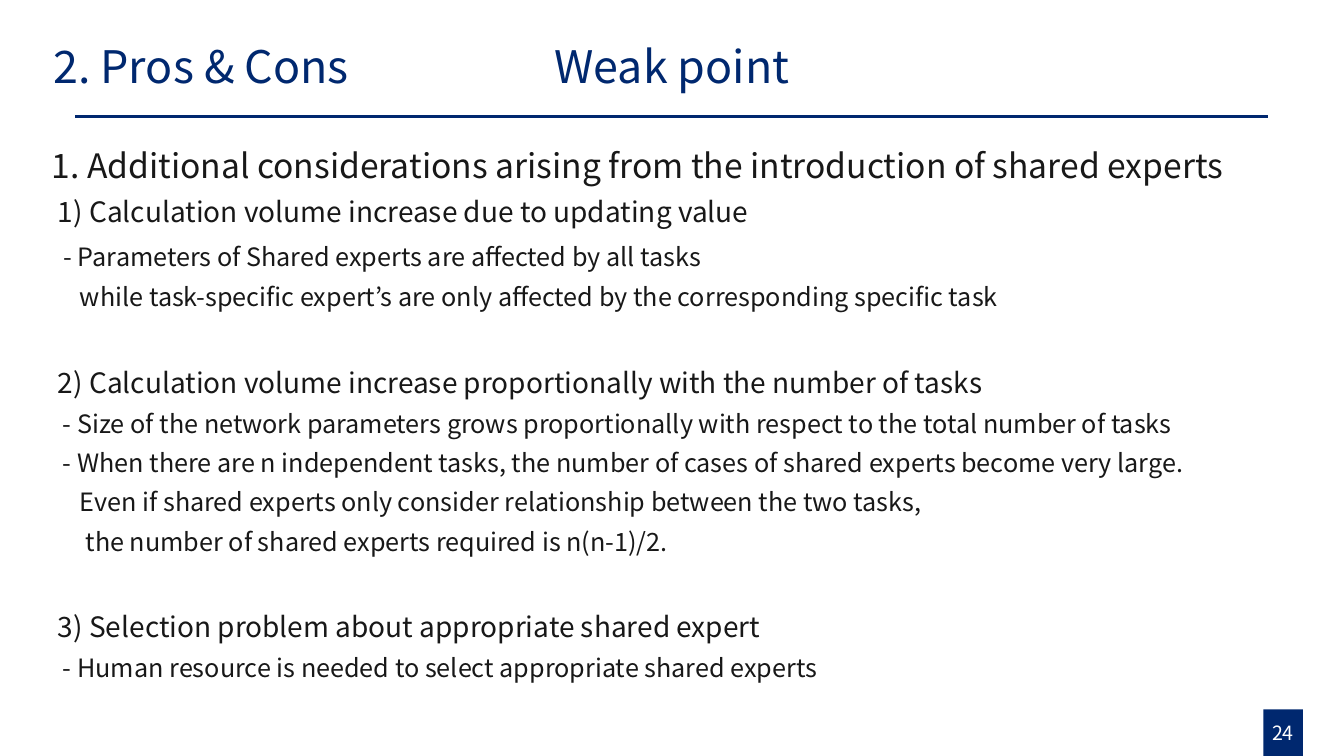
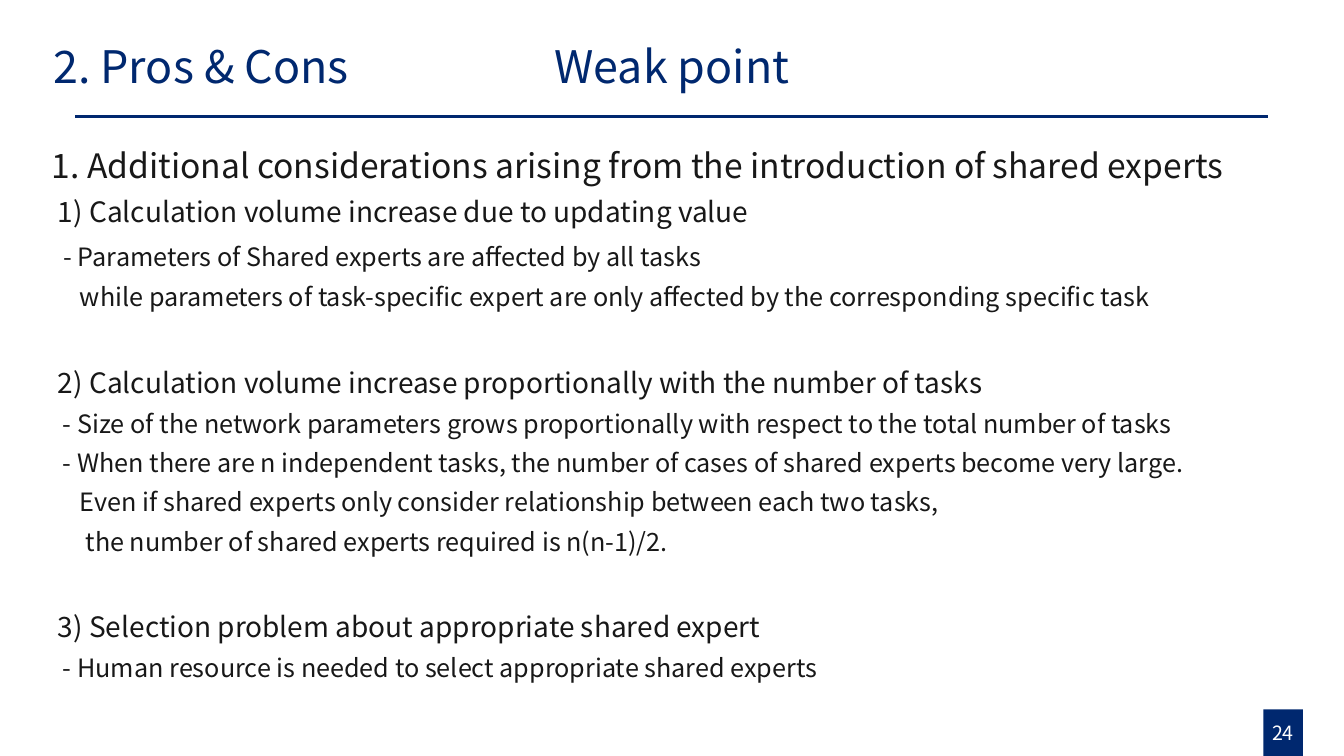
Before and after one commit to gusrn0505/TIL, a slide deck: slide 24 of [PPTPLUG]PP-151/RecSys 발표 준비_강현구.pptx. Drawn at 1344x756 pixels with LibreOffice and Linux fonts; fonts in the diff are those of the drawing. Boxes give left, top, right and bottom in pixels: in the first picture for what was removed or moved away, otherwise in the second. Text is boxed around its words. In the diff, an @@ line names an element or a change of style, - is before the commit and + after.

```diff
--- a/[PPTPLUG]PP-151/RecSys 발표 준비_강현구.pptx
+++ b/[PPTPLUG]PP-151/RecSys 발표 준비_강현구.pptx
@@ text at (80, 285, 1150, 312): text changed @@
-while task-specific expert’s are only affected by the corresponding specific task
+while parameters of task-specific expert are only affected by the corresponding specific task
@@ text at (80, 490, 939, 517): text changed @@
-Even if shared experts only consider relationship between the two tasks,
+Even if shared experts only consider relationship between each two tasks,
```
Also in this commit, not shown: 12 other slides changed, 3 other files.
